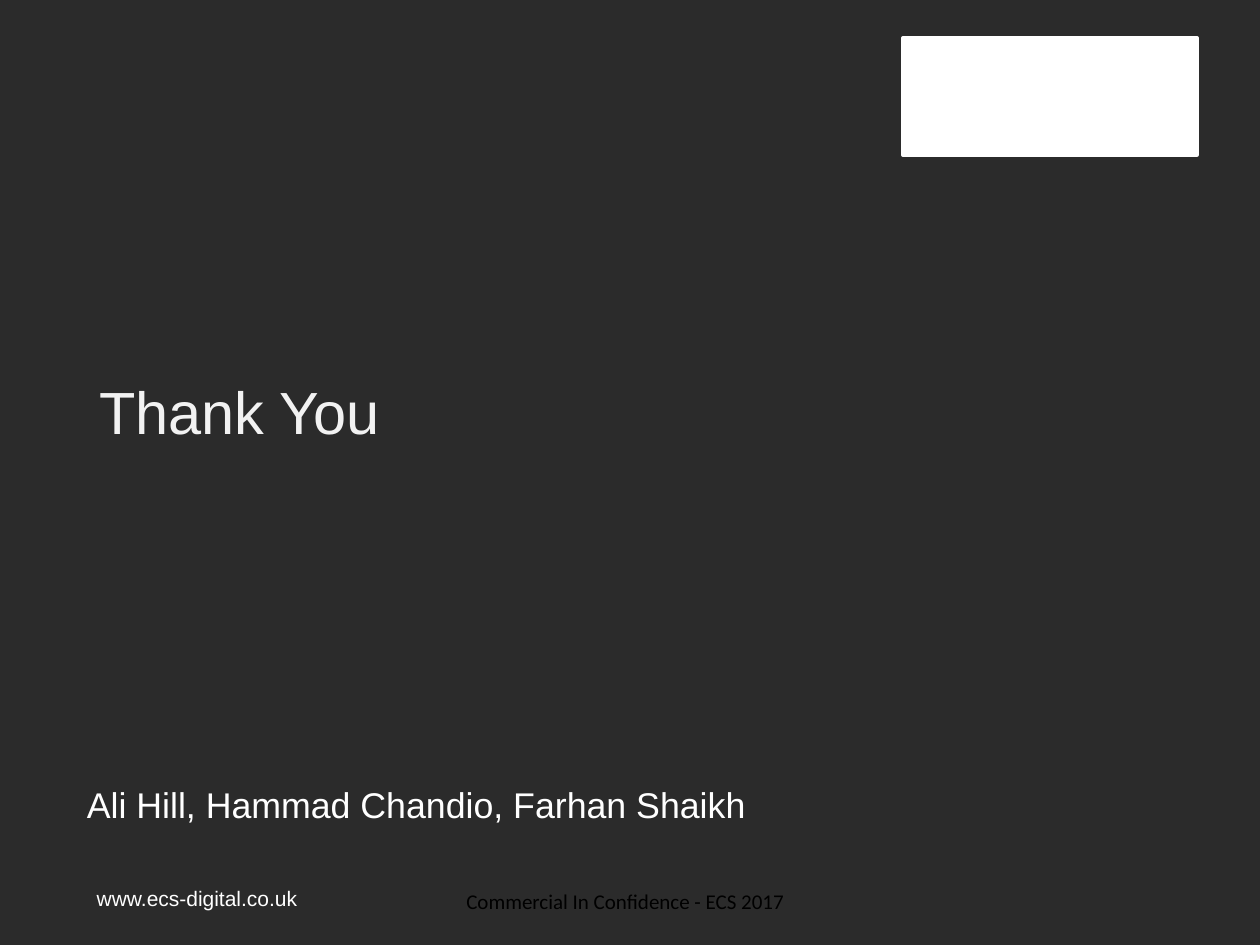
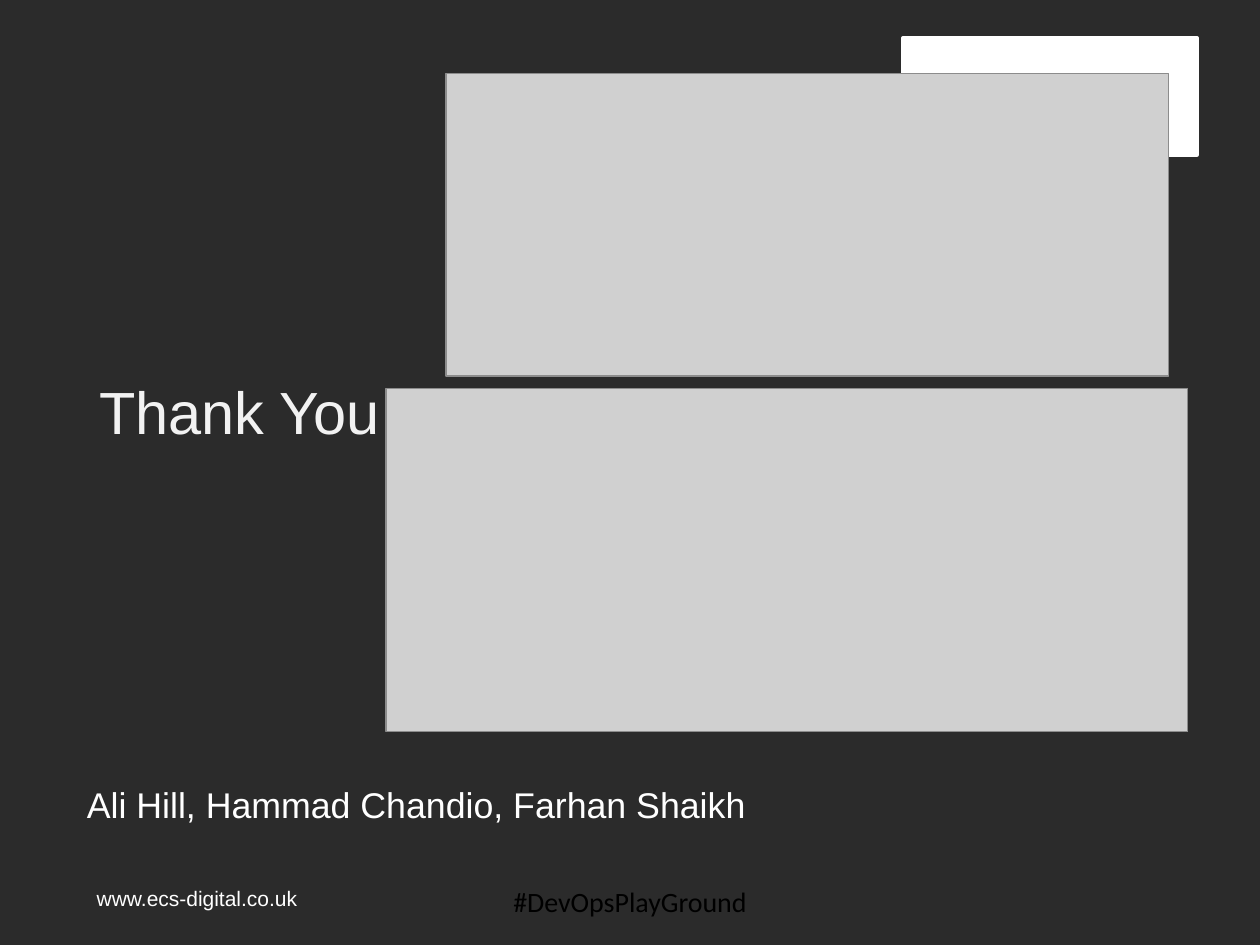
Before and after one commit to DevOpsPlayground/Hands-on-with-Selenium-Auto-Scaling-using-Docker-and-Zalenium, a slide deck: slide 14 of ECS_Digital_Template.pptx (slide 12 before the commit). Drawn at 1260x945 pixels with LibreOffice and Linux fonts; fonts in the diff are those of the drawing; grey boxes stand for pictures; background and template pictures are left out; a plain dark background stands for a picture behind light text. Boxes give left, top, right and bottom in pixels: in the first picture for what was removed or moved away, otherwise in the second. Text is boxed around its words. In the diff, an @@ line names an element or a change of style, - is before the commit and + after.

```diff
--- a/ECS_Digital_Template.pptx
+++ b/ECS_Digital_Template.pptx
@@ picture added at [446, 73, 1169, 375] @@
@@ picture added at [386, 388, 1187, 731] @@
@@ text at [513, 893, 746, 916]: text changed; size 12 to 16 pt @@
-Commercial In Confidence - ECS 2017
+#DevOpsPlayGround
```
Also in this commit, not shown: 10 other slides changed, 2 slides added, 6 other files.
